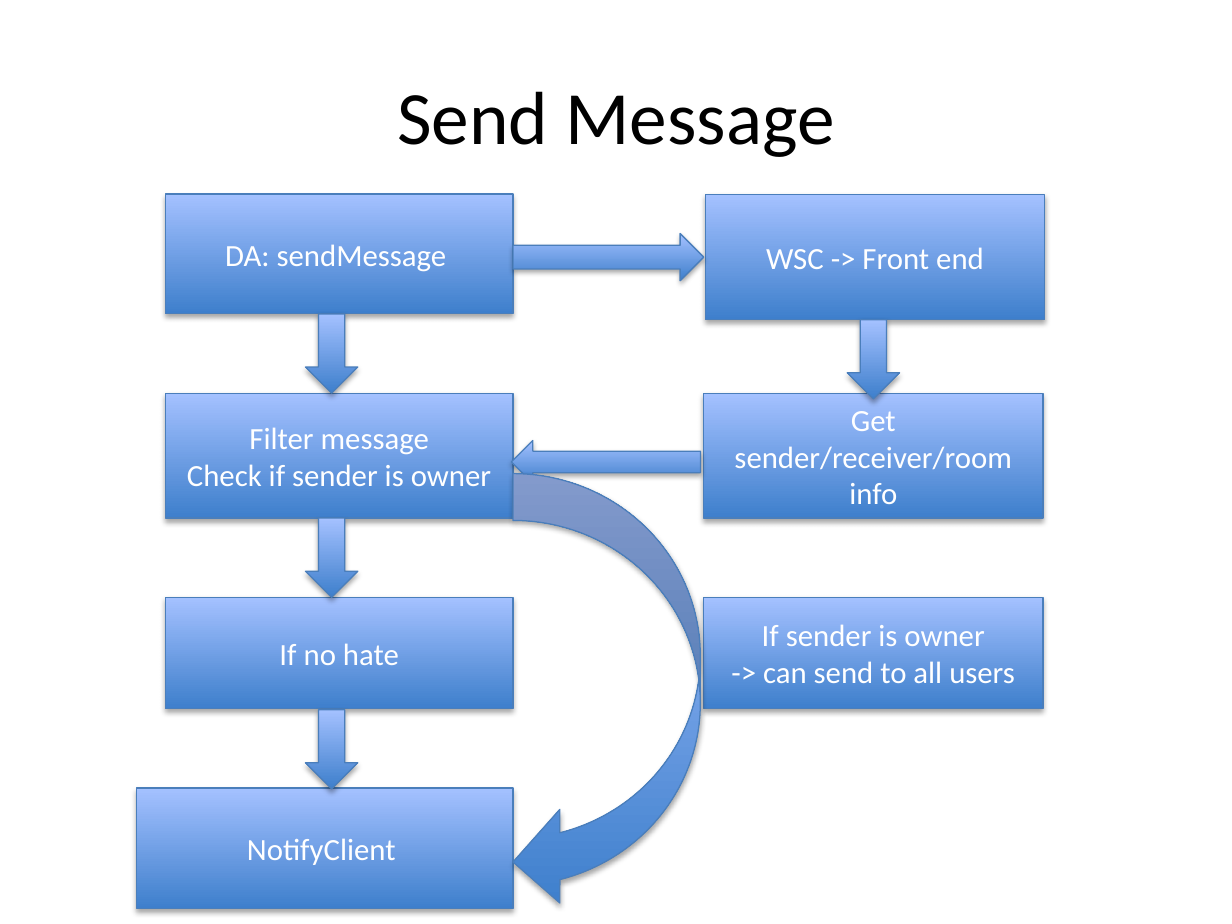
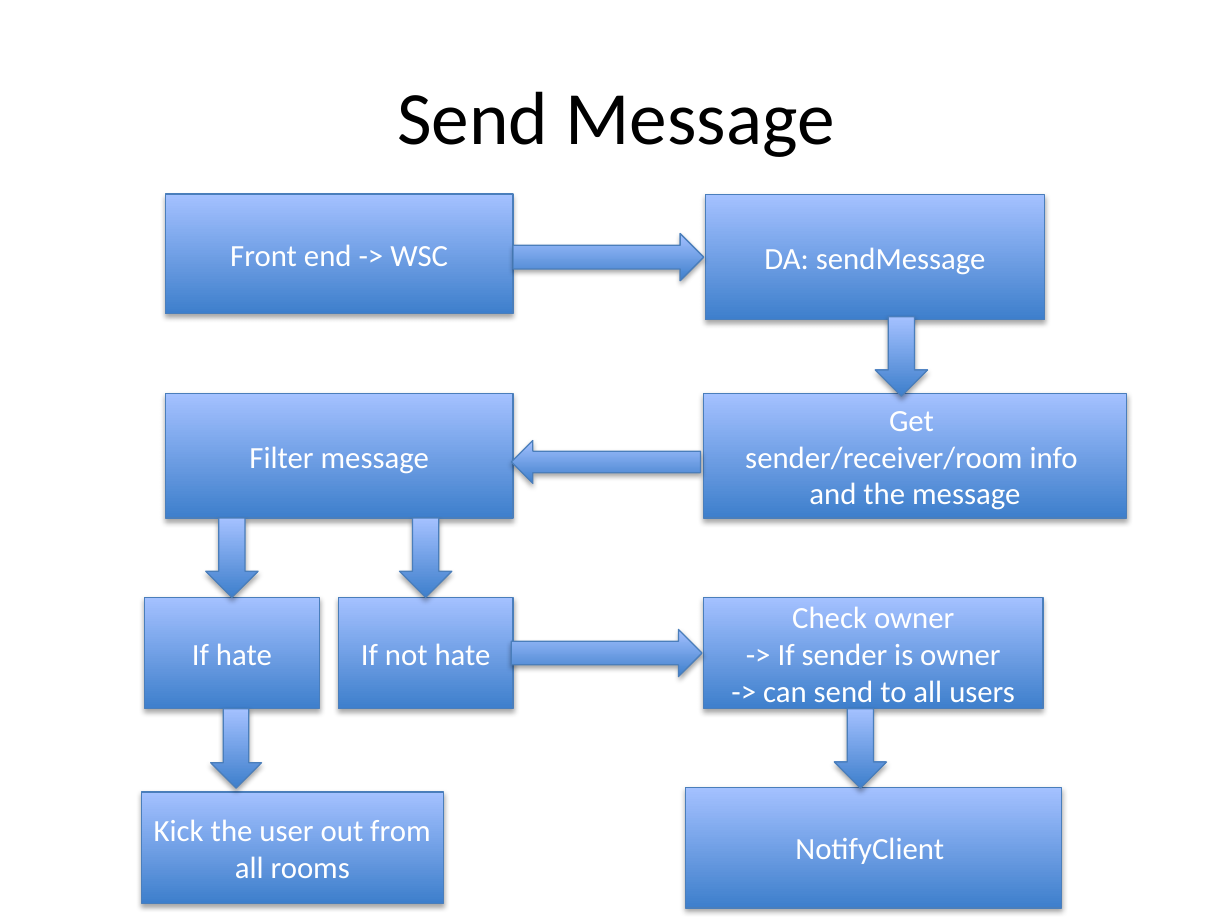
Before and after one commit to 11manu96/Final_CA, a slide deck: slide 8 of src/main/resources/final_CA_slides.pptx (slide 7 before the commit). Drawn at 1232x924 pixels with LibreOffice and Linux fonts; fonts in the diff are those of the drawing. Boxes give left, top, right and bottom in pixels: in the first picture for what was removed or moved away, otherwise in the second. Text is boxed around its words. In the diff, an @@ line names an element or a change of style, - is before the commit and + after.

```diff
--- a/src/main/resources/final_CA_slides.pptx
+++ b/src/main/resources/final_CA_slides.pptx
@@ text in rectangle at (x1=230, y1=244, x2=448, y2=266): text changed @@
-DA: sendMessage
+Front end -> WSC
@@ text in rectangle at (x1=764, y1=247, x2=986, y2=274): text changed @@
-WSC -> Front end
+DA: sendMessage
@@ down arrow moved from (x1=848, y1=319, x2=899, y2=398) to (x1=875, y1=317, x2=926, y2=395) @@
@@ rectangle "Get" resized from (x1=703, y1=393, x2=1042, y2=517) to (x1=703, y1=393, x2=1126, y2=517) @@
@@ text in rectangle at (x1=745, y1=411, x2=1078, y2=509): text changed @@
-Get sender/receiver/room info
+Get
+sender/receiver/room info
+and the message
@@ text in rectangle at (x1=187, y1=464, x2=491, y2=486): paragraph removed @@
-Check if sender is owner
@@ curved left arrow removed at (x1=513, y1=473, x2=700, y2=908) @@
@@ down arrow moved from (x1=306, y1=314, x2=357, y2=393) to (x1=206, y1=519, x2=257, y2=598) @@
@@ down arrow moved from (x1=306, y1=519, x2=357, y2=598) to (x1=399, y1=519, x2=451, y2=598) @@
@@ rectangle added at (x1=144, y1=598, x2=319, y2=708), fill gradient #3F80CE to #A4C4FF, outline #4B7EBC 0.75 pt, 18 pt, text #FFFFFF @@
+If hate
@@ rectangle "If not hate" resized from (x1=165, y1=598, x2=513, y2=708) to (x1=339, y1=598, x2=514, y2=708) @@
@@ text in rectangle at (x1=778, y1=606, x2=1000, y2=665): text changed @@
-If sender is owner
+Check owner
+-> If sender is owner
@@ text in rectangle at (x1=361, y1=643, x2=491, y2=665): text changed @@
-If no hate
+If not hate
@@ right arrow added at (x1=511, y1=630, x2=702, y2=676), fill gradient #3F80CE to #A4C4FF, outline #4B7EBC 0.75 pt @@
@@ down arrow added at (x1=211, y1=708, x2=261, y2=787), fill gradient #3F80CE to #A4C4FF, outline #4B7EBC 0.75 pt @@
@@ down arrow moved from (x1=306, y1=710, x2=357, y2=788) to (x1=834, y1=708, x2=886, y2=787) @@
@@ rectangle added at (x1=142, y1=792, x2=444, y2=903), fill gradient #3F80CE to #A4C4FF, outline #4B7EBC 0.75 pt, 18 pt, text #FFFFFF @@
+Kick the user out from all rooms
@@ rectangle "NotifyClient" moved from (x1=137, y1=788, x2=513, y2=909) to (x1=685, y1=787, x2=1061, y2=908) @@
```
Also in this commit, not shown: 5 other slides changed, 2 slides added, 9 slides removed.
